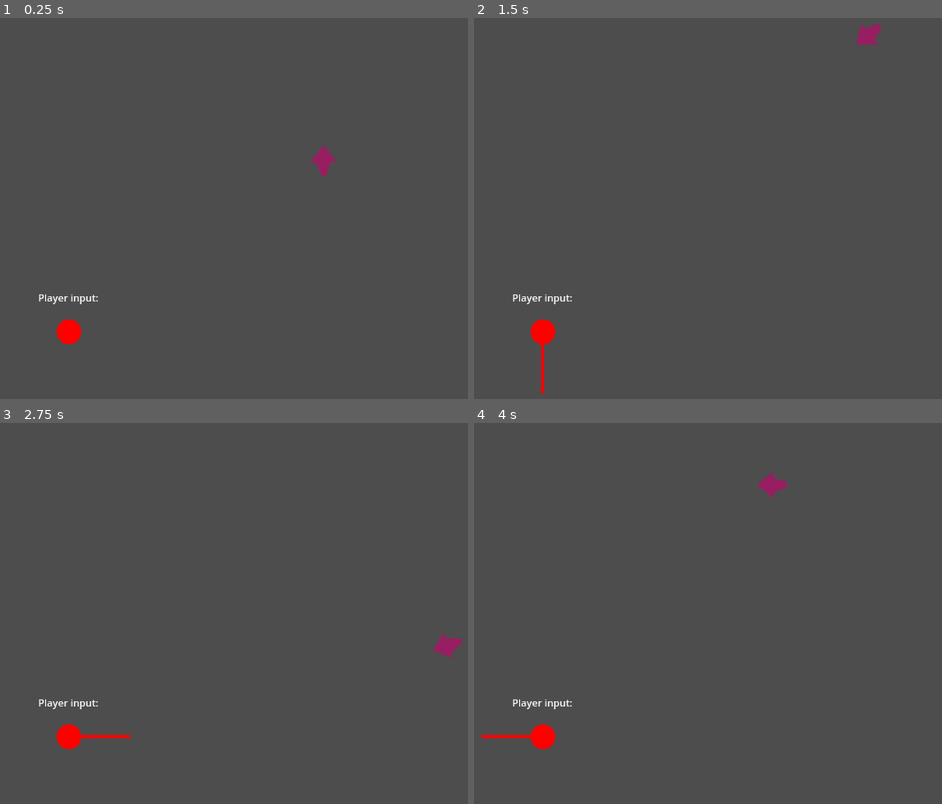
Above: before the commit, frames 1-4 (two rows, left to right).
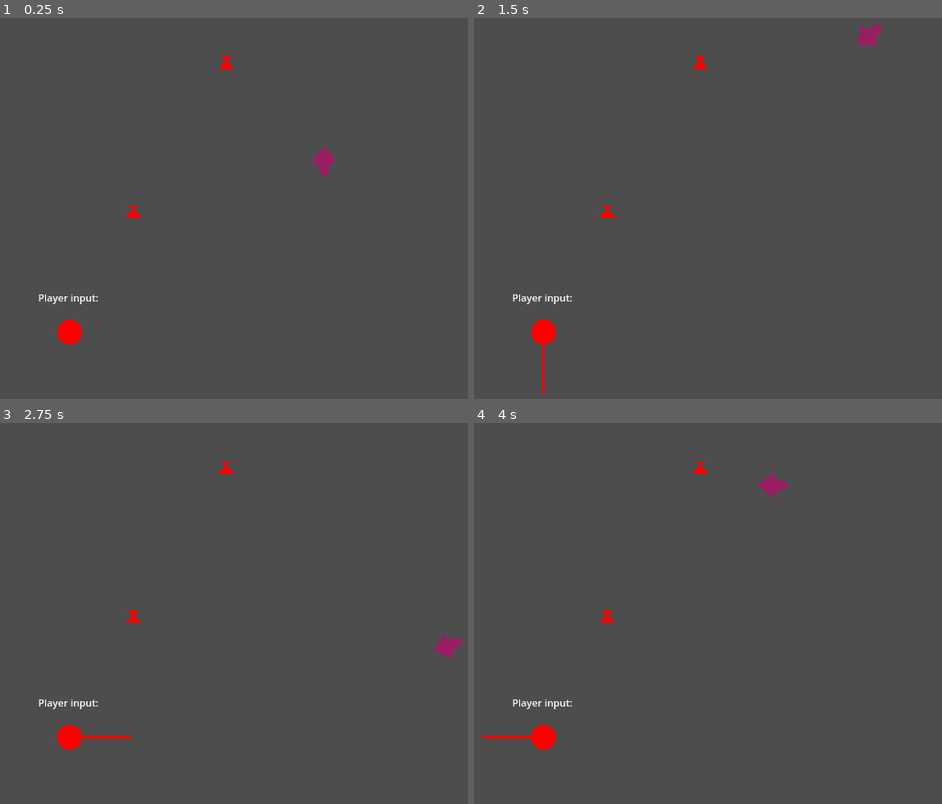
Above: after the commit, the same moments.

Repository: IwailerI/micro-jam-colors
Game: Godot game, scene res://scenes/level/level.tscn
Two runs of this game, one before a commit and one after it. Both use one fixed random seed, a clock stepped at 60 frames per second and the inputs below.
Inputs:
- Up to frame 1 (0.25 s): no input
- Up to frame 2 (1.5 s): hold D (movement_right) 0.53-1.28 s; hold S (movement_down) from 1.28 s (still down)
- Up to frame 3 (2.75 s): release S (movement_down) at 2.03 s; hold D (movement_right) from 2.03 s (still down)
- Up to frame 4 (4 s): release D (movement_right) at 2.78 s; hold W (movement_up) 2.78-3.53 s; hold A (movement_left) from 3.53 s (still down)

The runs differ from the first frame. In frame 1, 0.1% of the frame differs, in the area x 26-50%, y 10-53%; in frame 2, 0.1%; in frame 3, 0.1%; in frame 4, 0.1%.

Commit message:
Potions basic

Diff:
--- /dev/null
+++ b/objects/game_manager/game_manager.gd
@@ -0,0 +1,21 @@
+class_name GameManager
+extends Node
+
+const MAX_COLOR_VALUE = 4
+
+var red: int = 0
+var green: int = 0
+var blue: int = 0
+
+
+static func GetInstance() -> GameManager:
+	var tree := Engine.get_main_loop() as SceneTree
+	var gms := tree.get_nodes_in_group("GameManager")
+	assert(len(gms) == 1, "Tried to get instance of the game manager while there is invalid amount of them.")
+	return gms[0]
+
+
+func AddColors(r: int, g: int, b: int):
+	red = min(red + r, MAX_COLOR_VALUE)
+	green = min(green + r, MAX_COLOR_VALUE)
+	blue = min(blue + r, MAX_COLOR_VALUE)
--- /dev/null
+++ b/objects/game_manager/game_manager.tscn
@@ -0,0 +1,6 @@
+[gd_scene load_steps=2 format=3 uid="uid://ddb1rbjhwv3os"]
+
+[ext_resource type="Script" uid="uid://dj8w8x8308ff7" path="res://objects/game_manager/game_manager.gd" id="1_fsdx1"]
+
+[node name="GameManager" type="Node" groups=["GameManager"]]
+script = ExtResource("1_fsdx1")
--- a/objects/player/player.tscn
+++ b/objects/player/player.tscn
@@ -6,6 +6,7 @@
 radius = 12.6632
 
 [node name="Player" type="CharacterBody2D"]
+collision_layer = 5
 script = ExtResource("1_cqmt1")
 rotation_speed = 10.13
 ground_speed = 400.0
--- /dev/null
+++ b/objects/potion/potion.gd
@@ -0,0 +1,15 @@
+extends Area2D
+
+@export_category("Color values")
+@export_range(0, 1) var red: int
+@export_range(0, 1) var green: int
+@export_range(0, 1) var blue: int
+
+func _ready() -> void:
+	var color = Color(red, green, blue, 1) # TODO: maybe change to different color Pallet
+	$Polygon2D.color = color
+
+
+func _on_body_entered(_body: Node2D) -> void:
+	$CollisionShape2D.set_deferred("disabled", true)
+	GameManager.GetInstance().AddColors(red, green, blue)
--- /dev/null
+++ b/objects/potion/potion.tscn
@@ -0,0 +1,23 @@
+[gd_scene load_steps=3 format=3 uid="uid://0y47txpbjkcy"]
+
+[ext_resource type="Script" uid="uid://cksspyp3fdpcv" path="res://objects/potion/potion.gd" id="1_1xu65"]
+
+[sub_resource type="CircleShape2D" id="CircleShape2D_o0d5j"]
+radius = 16.0312
+
+[node name="Potion" type="Area2D"]
+collision_layer = 0
+collision_mask = 4
+script = ExtResource("1_1xu65")
+red = 1
+
+[node name="Polygon2D" type="Polygon2D" parent="."]
+position = Vector2(-2.38419e-07, -0.0909083)
+scale = Vector2(2.16667, 1.81818)
+color = Color(0, 0, 1, 1)
+polygon = PackedVector2Array(-3, -6, 3, -6, 3, -4, 1, -4, 1, -2, 6, 5, -6, 5, -1, -2, -1, -4, -3, -4)
+
+[node name="CollisionShape2D" type="CollisionShape2D" parent="."]
+shape = SubResource("CircleShape2D_o0d5j")
+
+[connection signal="body_entered" from="." to="." method="_on_body_entered"]
--- a/project.godot
+++ b/project.godot
@@ -30,6 +30,10 @@
 "res://sounds/": "green"
 }
 
+[global_group]
+
+GameManager=""
+
 [input]
 
 movement_left={
@@ -60,3 +64,9 @@
 , Object(InputEventJoypadMotion,"resource_local_to_scene":false,"resource_name":"","device":-1,"axis":1,"axis_value":1.0,"script":null)
 ]
 }
+
+[layer_names]
+
+2d_physics/layer_1="collisions"
+2d_physics/layer_2="hazards"
+2d_physics/layer_3="pickups"
--- a/scenes/level/level.tscn
+++ b/scenes/level/level.tscn
@@ -1,6 +1,8 @@
-[gd_scene load_steps=5 format=3 uid="uid://be41k6pgj28jm"]
+[gd_scene load_steps=7 format=3 uid="uid://be41k6pgj28jm"]
 
+[ext_resource type="PackedScene" uid="uid://0y47txpbjkcy" path="res://objects/potion/potion.tscn" id="1_i166f"]
 [ext_resource type="PackedScene" uid="uid://cdj8wgxuxnkiv" path="res://objects/player/player.tscn" id="1_jww0w"]
+[ext_resource type="PackedScene" uid="uid://ddb1rbjhwv3os" path="res://objects/game_manager/game_manager.tscn" id="1_qkmgm"]
 [ext_resource type="PackedScene" uid="uid://byhqyeheckqeq" path="res://objects/player/input_direction.tscn" id="2_nbgty"]
 
 [sub_resource type="WorldBoundaryShape2D" id="WorldBoundaryShape2D_jww0w"]
@@ -9,6 +11,14 @@
 size = Vector2(85, 496)
 
 [node name="Node2D" type="Node2D"]
+
+[node name="GameManager" parent="." instance=ExtResource("1_qkmgm")]
+
+[node name="Potion" parent="." instance=ExtResource("1_i166f")]
+position = Vector2(281, 315)
+
+[node name="Potion" parent="Potion" instance=ExtResource("1_i166f")]
+position = Vector2(151, -242)
 
 [node name="Player" parent="." instance=ExtResource("1_jww0w")]
 position = Vector2(591, 333)
Not shown, added: objects/game_manager/game_manager.gd.uid
Not shown, added: objects/potion/potion.gd.uid
